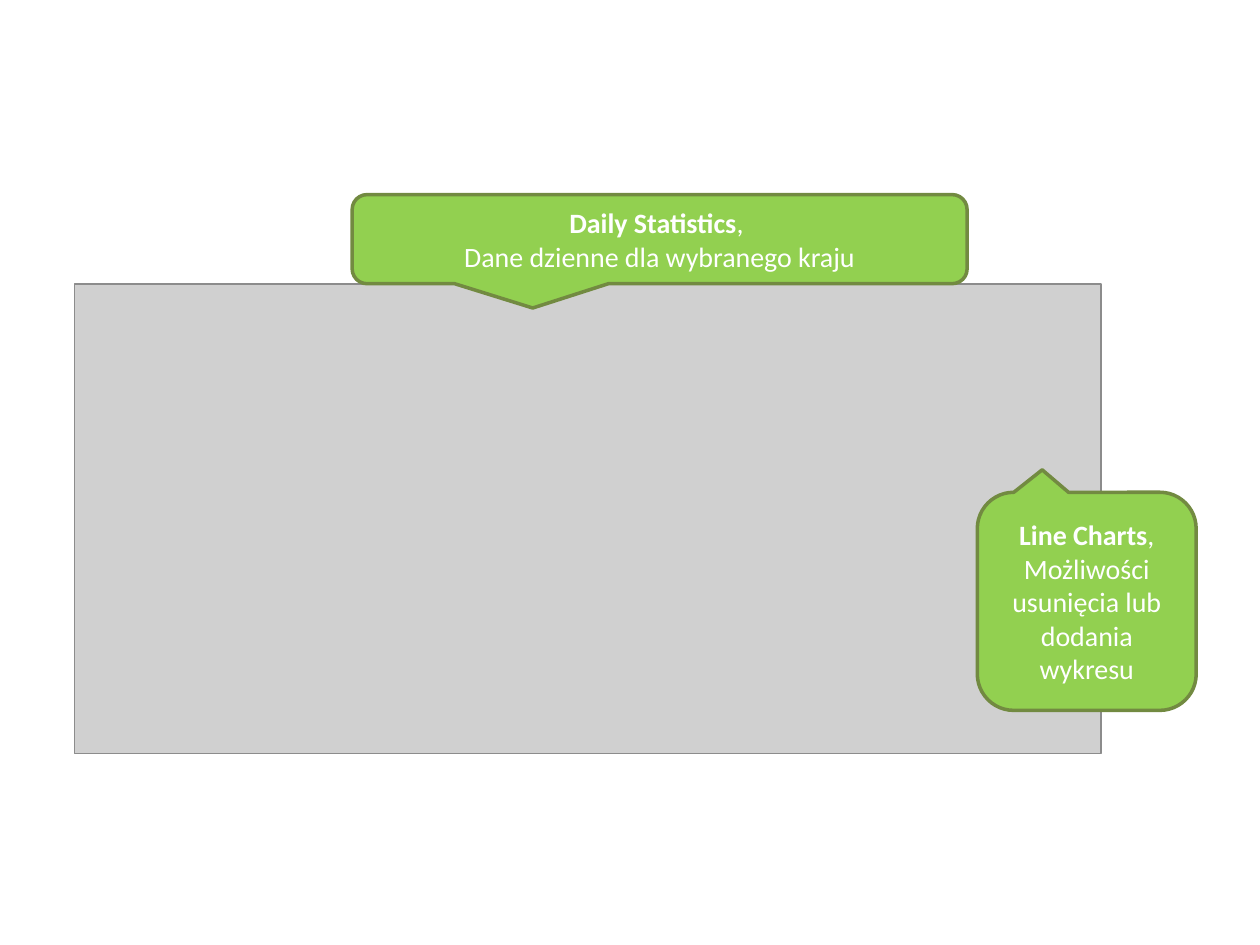
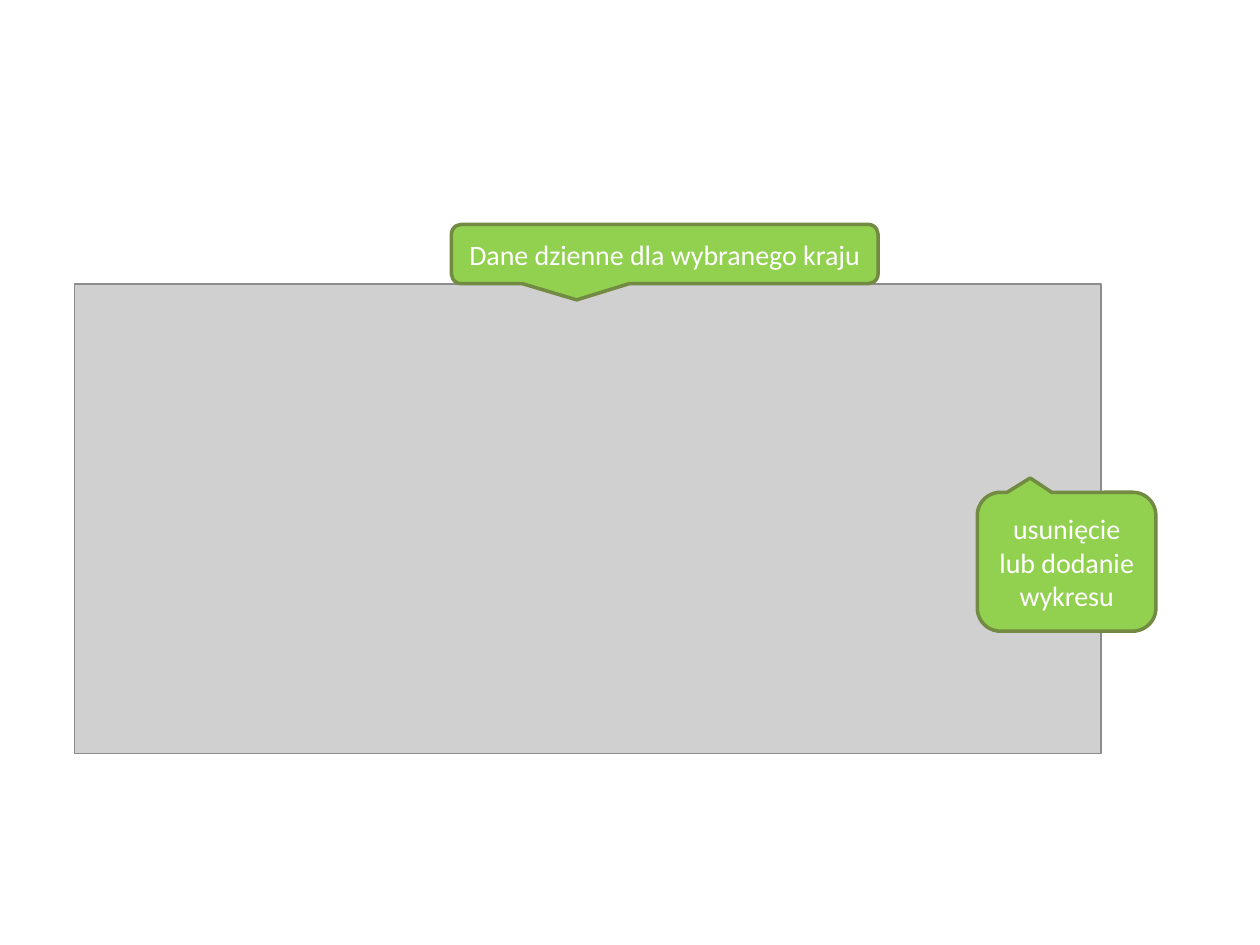
Before and after one commit to janiszewskibartlomiej/COVID-19-Thesis-Postgraduate_studies_on_WSB, a slide deck: slide 7 of WSB_prezentacja_pracy_dyplomowej.pptx. Drawn at 1260x945 pixels with LibreOffice and Linux fonts; fonts in the diff are those of the drawing; grey boxes stand for pictures; background and template pictures are left out. Boxes give left, top, right and bottom in pixels: in the first picture for what was removed or moved away, otherwise in the second. Text is boxed around its words. In the diff, an @@ line names an element or a change of style, - is before the commit and + after.

```diff
--- a/WSB_prezentacja_pracy_dyplomowej.pptx
+++ b/WSB_prezentacja_pracy_dyplomowej.pptx
@@ rounded speech box "Dane dzienne dla wybranego kraju": place and size @@
-rounded speech box "Dane dzienne dla wybranego kraju" at box(352, 194, 966, 284)
+rounded speech box "Dane dzienne dla wybranego kraju" at box(451, 224, 878, 284)
@@ text in rounded speech box at box(469, 245, 860, 270): text changed @@
-Daily Statistics,
-Dane dzienne dla wybranego kraju
+Dane dzienne dla wybranego kraju
@@ rounded speech box "usunięcie lub dodanie wykresu": place and size @@
-rounded speech box "usunięcie lub dodanie wykresu" at box(978, 493, 1197, 711)
+rounded speech box "usunięcie lub dodanie wykresu" at box(978, 493, 1157, 631)
@@ text in rounded speech box at box(999, 520, 1133, 611): text changed @@
-Line Charts, Możliwości usunięcia lub dodania wykresu
+usunięcie lub dodanie wykresu
```
Also in this commit, not shown: 6 other slides changed, 1 slide added, 1 slide removed, 2 other files.
